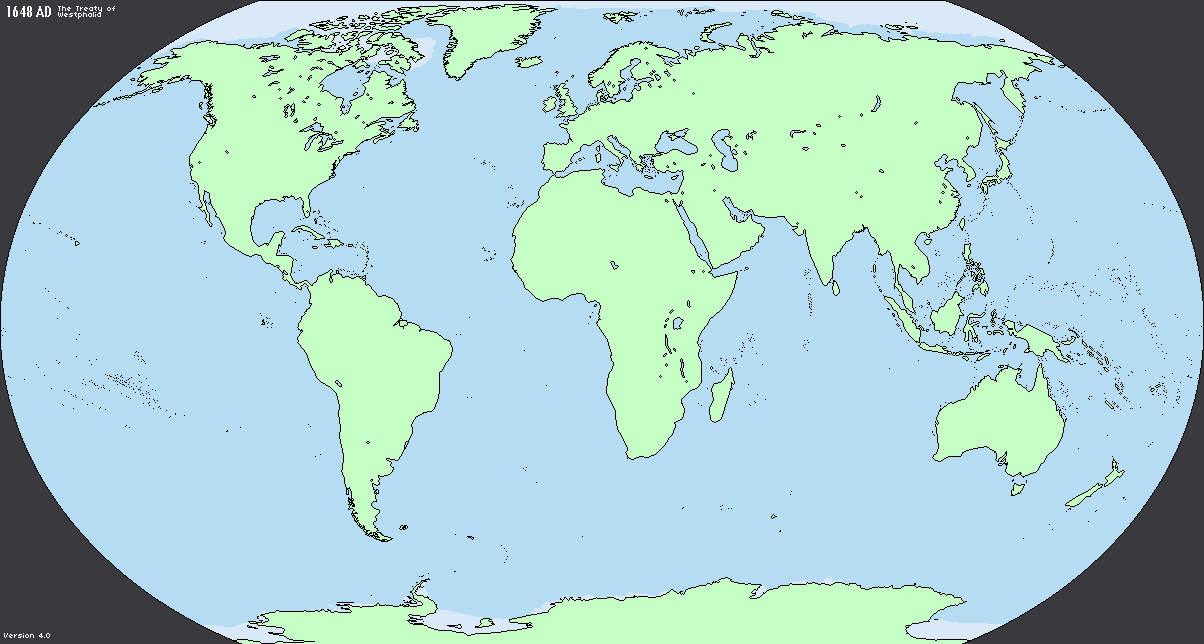
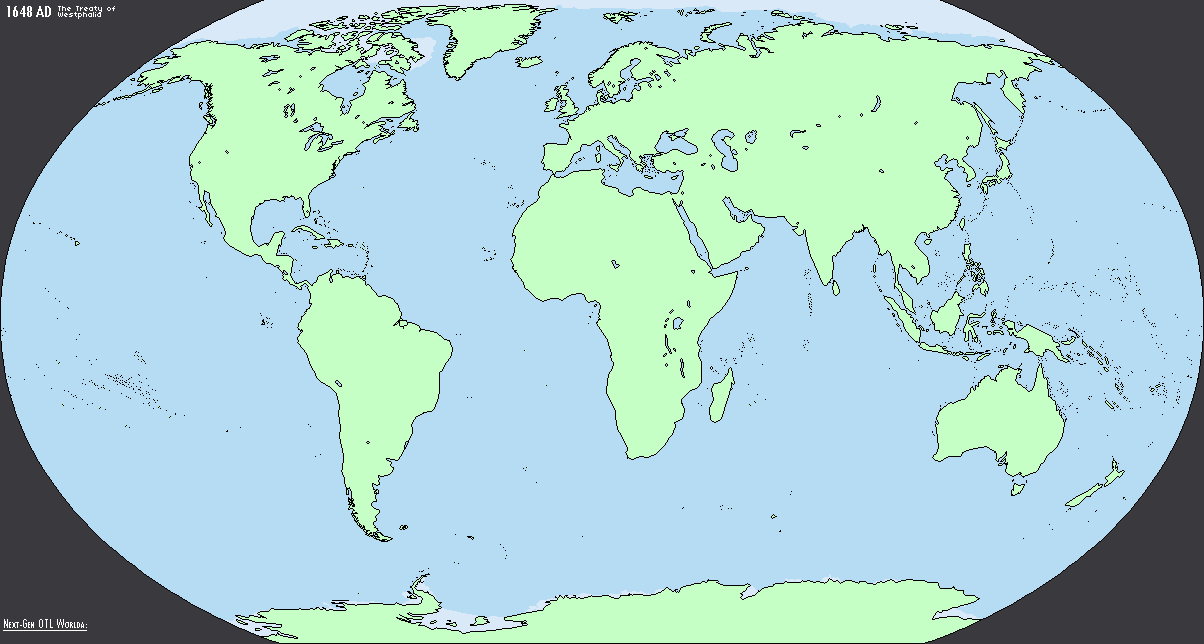
Two versions of the same layered image (1204 x 644). Layer-by-layer changes:
hid "Version 4.0" over left=4, top=633, right=50, bottom=638
removed layer "Layer 1" over left=0, top=0, right=1204, bottom=644
